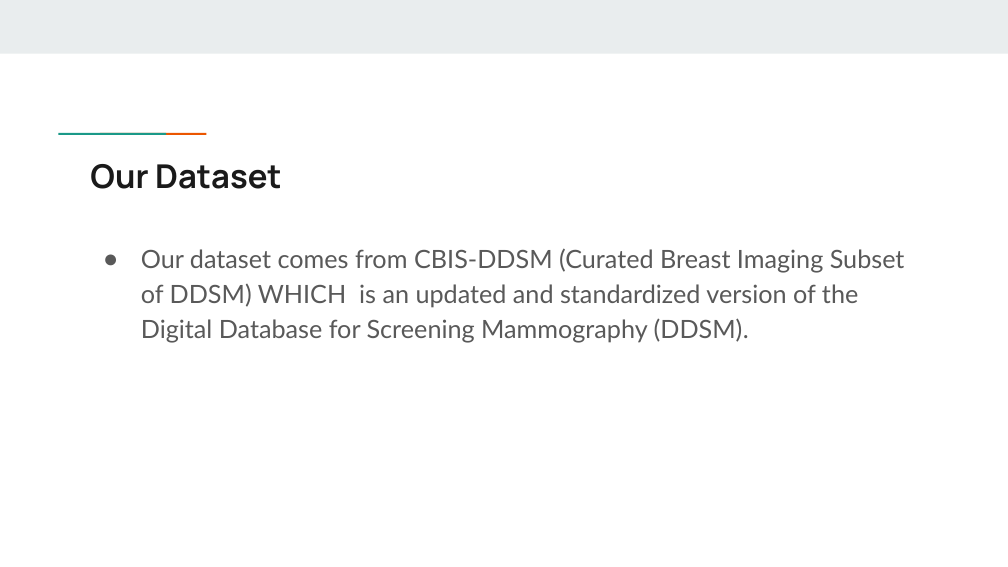
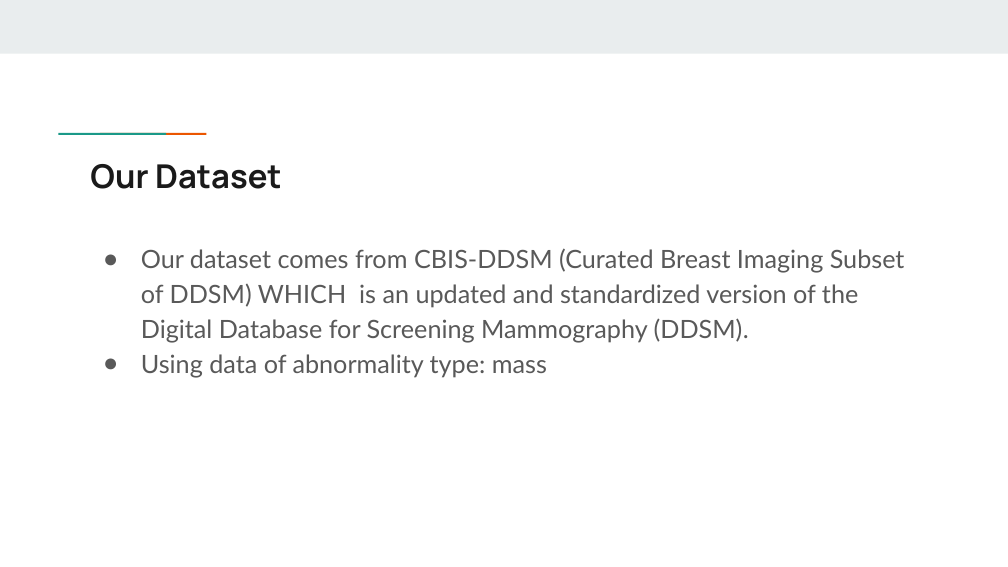
Before and after one commit to lisanvo/aai501-final-project, a slide deck: slide 6 of pptxslides.pptx. Drawn at 1008x567 pixels with LibreOffice and Linux fonts; fonts in the diff are those of the drawing. Boxes give left, top, right and bottom in pixels: in the first picture for what was removed or moved away, otherwise in the second. Text is boxed around its words. In the diff, an @@ line names an element or a change of style, - is before the commit and + after.

```diff
--- a/pptxslides.pptx
+++ b/pptxslides.pptx
@@ text at (x1=141, y1=354, x2=547, y2=377): paragraph added @@
+● Using data of abnormality type: mass
```
Also in this commit, not shown: 5 other slides changed, 6 slides added, 2 slides removed, 49 other files.
